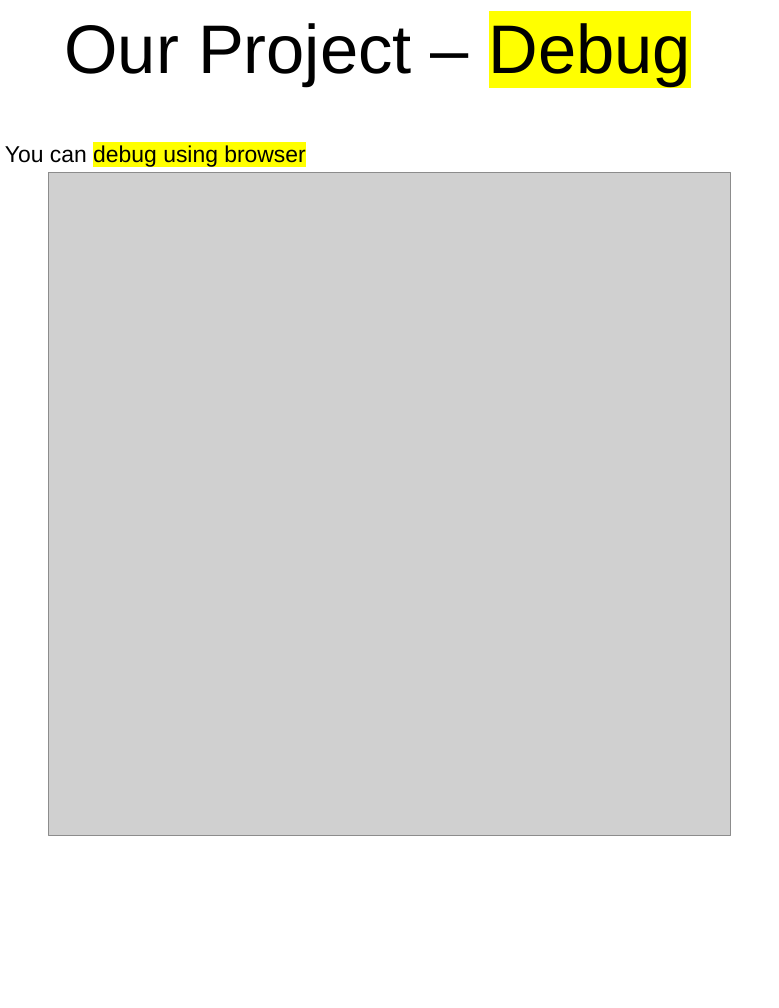
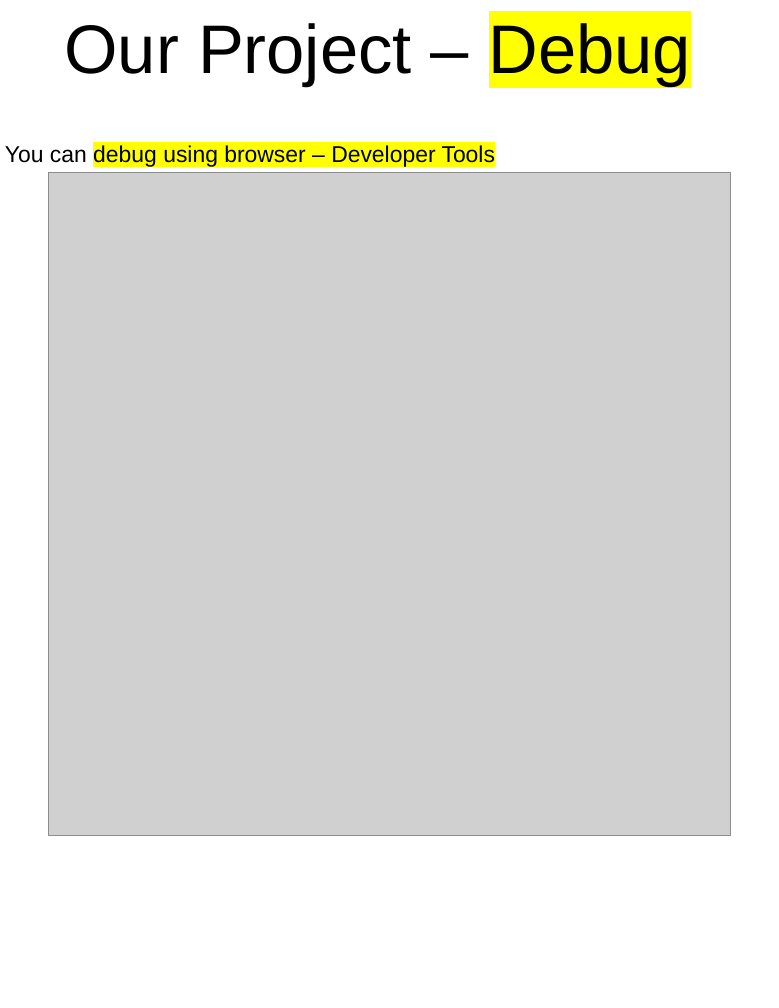
Before and after one commit to scorpion0511/mytracker, a slide deck: slide 54 of doc/React.pptx (slide 53 before the commit). Drawn at 779x1008 pixels with LibreOffice and Linux fonts; fonts in the diff are those of the drawing; grey boxes stand for pictures. Boxes give left, top, right and bottom in pixels: in the first picture for what was removed or moved away, otherwise in the second. Text is boxed around its words. In the diff, an @@ line names an element or a change of style, - is before the commit and + after.

```diff
--- a/doc/React.pptx
+++ b/doc/React.pptx
@@ text at (5, 145, 495, 168): text changed @@
-You can debug using browser
+You can debug using browser – Developer Tools
```
Also in this commit, not shown: 10 other slides changed, 1 slide added.
